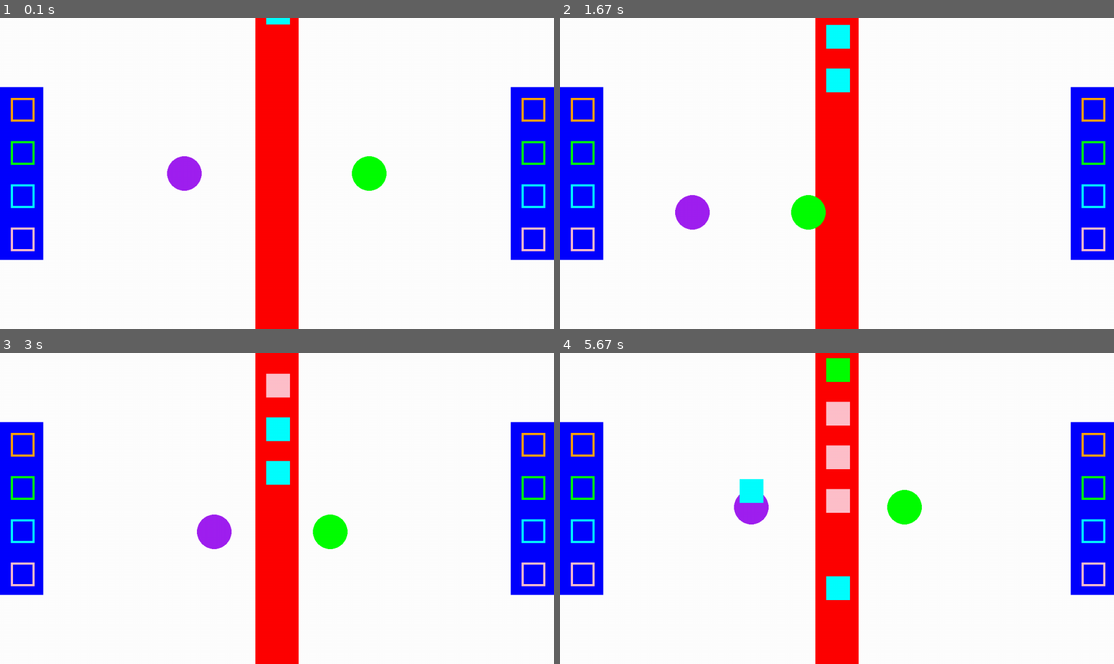
Above: before the commit, frames 1-4 (two rows, left to right).
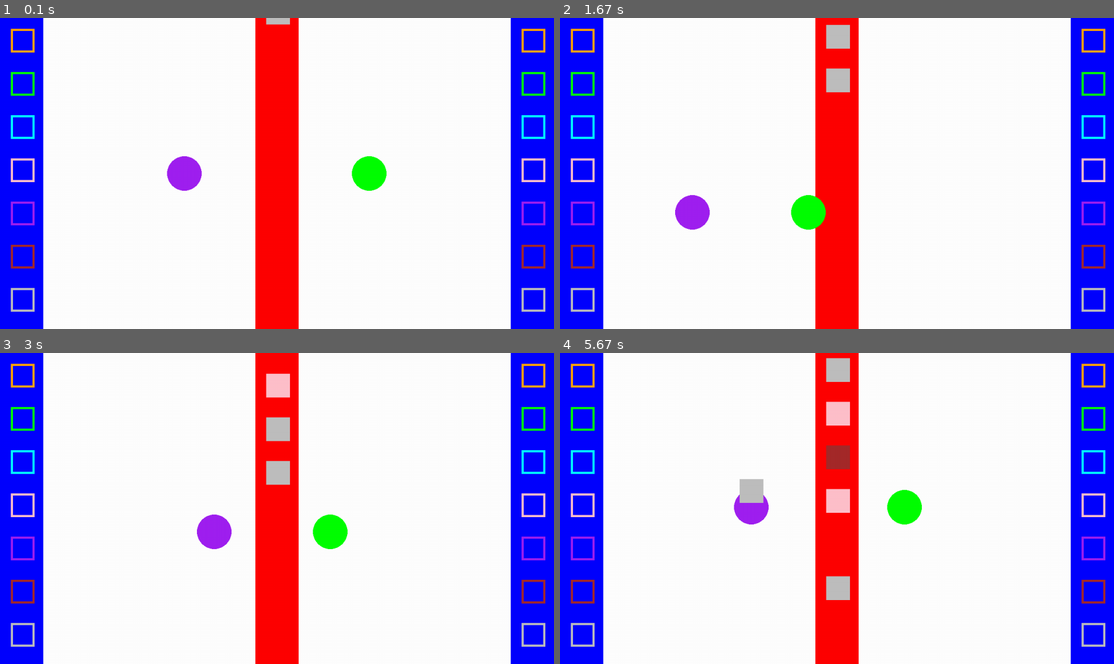
Above: after the commit, the same moments.

Repository: michlima/pygame-project
Game: pygame game, started from main.py
Two runs of this game, one before a commit and one after it. Both use one fixed random seed, a clock stepped at 60 frames per second and the inputs below.
Inputs:
- Up to frame 1 (0.1 s): no input
- Up to frame 2 (1.67 s): hold Left 0.33-0.87 s; hold Down 0.9-1.2 s; hold S 0.9-1.2 s; hold Left 1.23-1.63 s; hold A 1.23-1.63 s
- Up to frame 3 (3 s): hold Up 1.67-2.03 s; hold W 1.67-2.03 s; hold Right 2.07-2.7 s; hold D 2.07-2.7 s; hold Down from 2.73 s (still down); hold S from 2.73 s (still down)
- Up to frame 4 (5.67 s): release Down at 3.1 s; release S at 3.1 s; hold Left 3.13-3.6 s; hold A 3.13-3.6 s; hold Right 3.63-4.1 s; hold D 3.63-4.1 s; hold Up 4.13-4.43 s; hold W 4.13-4.43 s; hold Right 4.47-4.93 s; hold D 4.47-4.93 s; tap Space at 4.97, 5.37 s; hold Left from 5.3 s (still down); hold A from 5.3 s (still down)

The runs differ from the first frame. In frame 1, 9.1% of the frame differs, in the area x 0-100%, y 0-100%; in frame 2, 9.6%; in frame 3, 9.7%; in frame 4, 10%.

Commit message:
extended dropoff table

Diff:
--- a/main.py
+++ b/main.py
@@ -35,9 +35,8 @@
     return {"newQueue": newBoxes, "boxPicked": removedBox}
 
 def drawDropOffs(screen):
-    colors = ["orange", "green", "cyan", "pink"]
-    y = screen.get_height() / 2 - 175
-
+    colors = ["orange","green","cyan","pink","purple","brown","gray"]
+    y = 25
     for color in colors:
         drawRectBorders(screen, color,((screen.get_width() - 75,y,55,55)))
         drawRectBorders(screen, color,((25,y,55,55)))
@@ -49,14 +48,17 @@
     x, y = 25, screen.get_height() / 2 - 175
     if playerOne == False:
         x = screen.get_width() - 75
-
-    orangeDrop = {"location": abs(y - 75), "color": "orange"} # orange
-    greenDrop = {"location": abs(y + 25), "color": "green"}  # green
-    cyanDrop =  {"location": abs(y + 125), "color": "cyan"} # cyan
-    pinkDrop = {"location": abs(y + 225), "color": "pink"} # pink
-    dropOffs = [orangeDrop, greenDrop, cyanDrop, pinkDrop]
+    boxColors = ["orange","green","cyan","pink","purple","brown","gray"]
+
+    dropOffs = []
+    locationY = -35
+    for color in boxColors:
+        dropOffs.append({"location": locationY, "color": color})
+        locationY = locationY + 100
+
+
     for dropOff in dropOffs:
-        if abs(playerPosition.x - x) < 200 and abs(playerPosition.y - dropOff["location"] - 100) < 50:
+        if abs(playerPosition.x - x) < 200 and abs(playerPosition.y - dropOff["location"] - 100) < 35:
             if dropOff["color"] == box["color"]:
                 return True
 
@@ -65,8 +67,8 @@
 
 def drawScreenObjects(screen):
     drawConveyer(screen, screen.get_width() / 2 - 50,0,"red",100,screen.get_height())
-    drawConveyer(screen, screen.get_width() - 100,screen.get_height() / 2 - 200,"blue",100,400)
-    drawConveyer(screen, 0,screen.get_height() / 2 - 200,"blue",100,400)
+    drawConveyer(screen, screen.get_width() - 100, 0 ,"blue",100,screen.get_height())
+    drawConveyer(screen, 0,0,"blue",100,screen.get_height())
     drawDropOffs(screen)
 
 def main():
@@ -92,9 +94,10 @@
 
         # creates boxes every 100 count
         if count > 100 :
-            colors = ["orange", "green", "cyan", "pink"]
+            boxColors = ["orange","green","cyan","pink","purple","brown","gray"]
+
             randomPoints = random.randrange(1,4,1)
-            queuedBoxes.append({"rect": pygame.Rect(screen.get_width() / 2 - 25, -50, 55, 55), "points": randomPoints,"color":colors[randomPoints]})
+            queuedBoxes.append({"rect": pygame.Rect(screen.get_width() / 2 - 25, -50, 55, 55), "points": randomPoints,"color":random.choice(boxColors)})
             count = 0
 
 
@@ -205,12 +208,7 @@
             player_one_box["rect"].x = player_pos.x - player_one_box["rect"].width // 2
             player_one_box["rect"].y = player_pos.y - player_one_box["rect"].height - 10
 
-
-
-
         # pygame.draw.rect(screen,"green", player_one_box)
-
-
         # flip() the display to put your work on screen
         pygame.display.flip()
 
@@ -220,8 +218,5 @@
     pygame.quit()
 
 
-
-
-
 if __name__ == "__main__":
     main()
